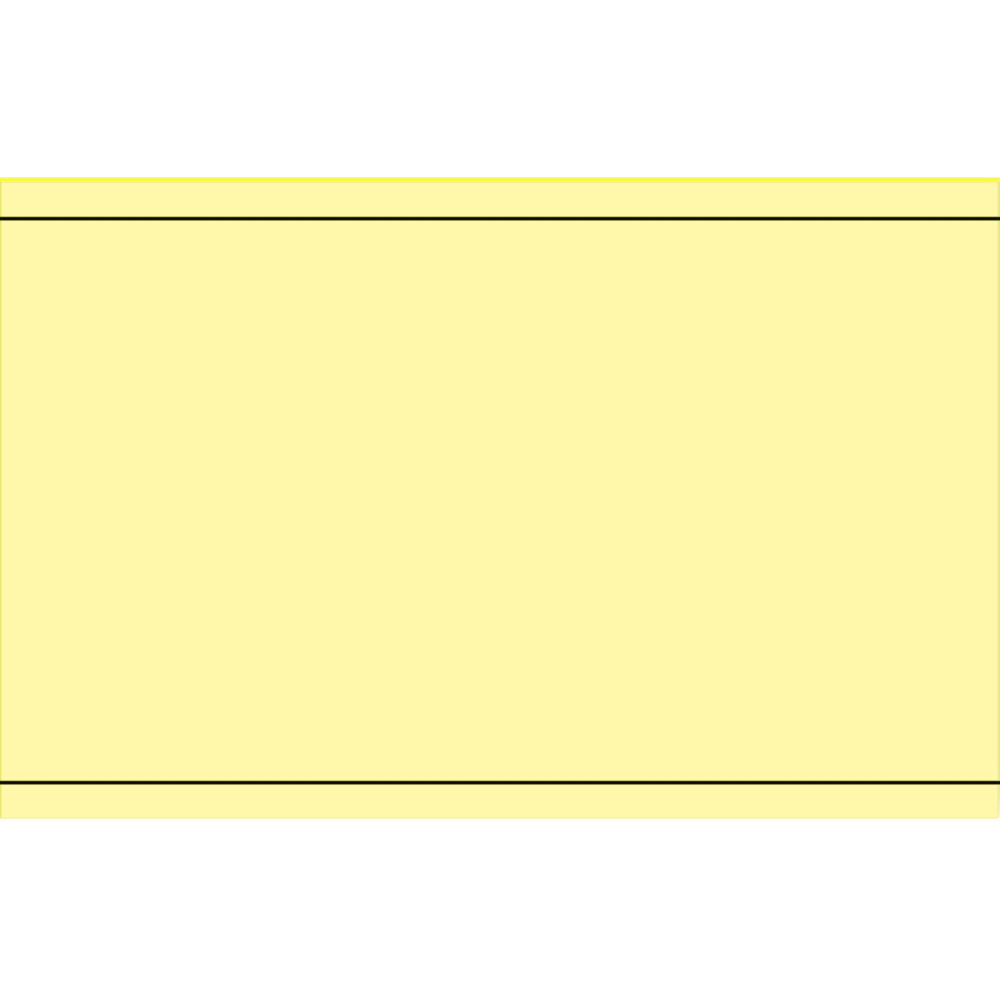
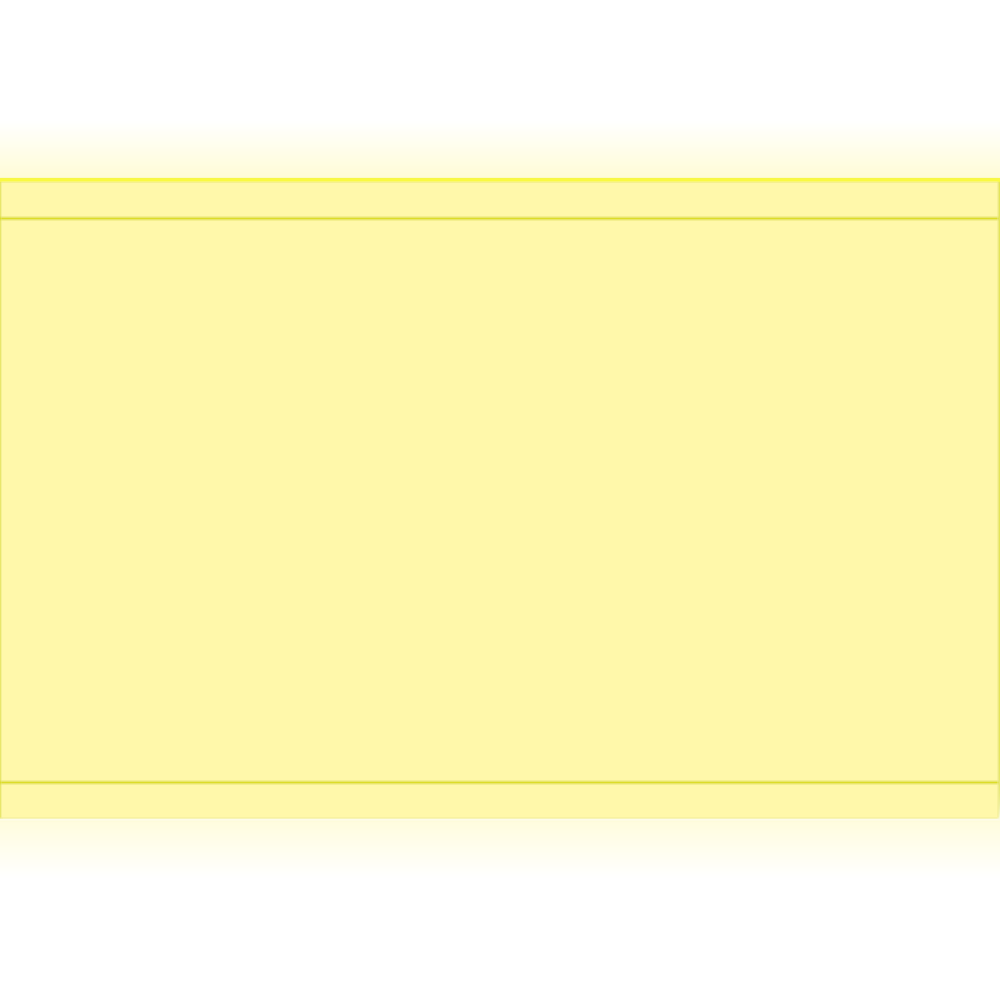
Two versions of the same layered image (1000x1000). Layer-by-layer changes:
painted on "Layer 3", masked it over [left=0, top=124, right=1000, bottom=874]
hid "Layer 1", opacity 100% → 48%, painted on it over [left=0, top=124, right=1000, bottom=874]
